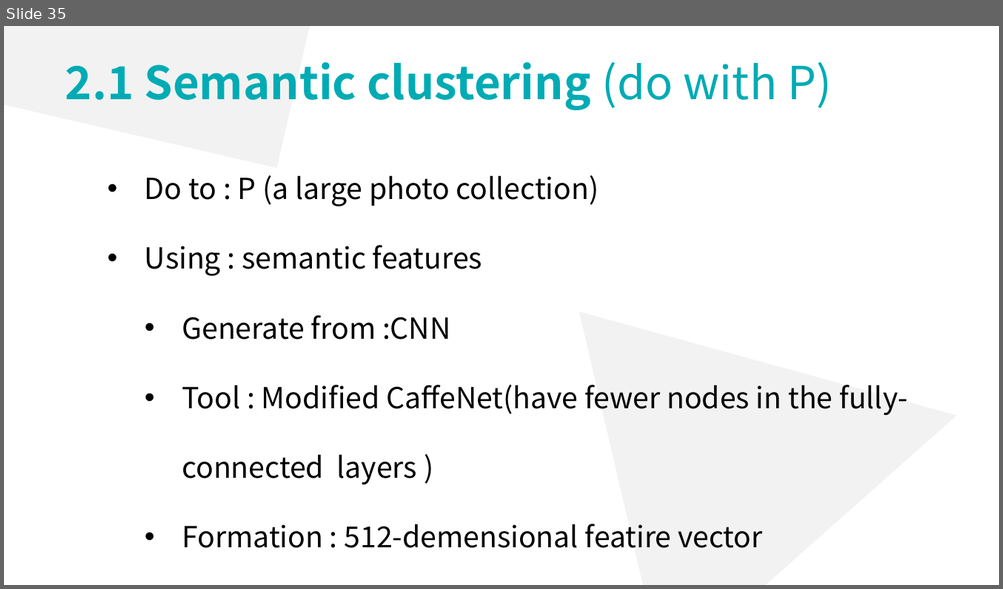
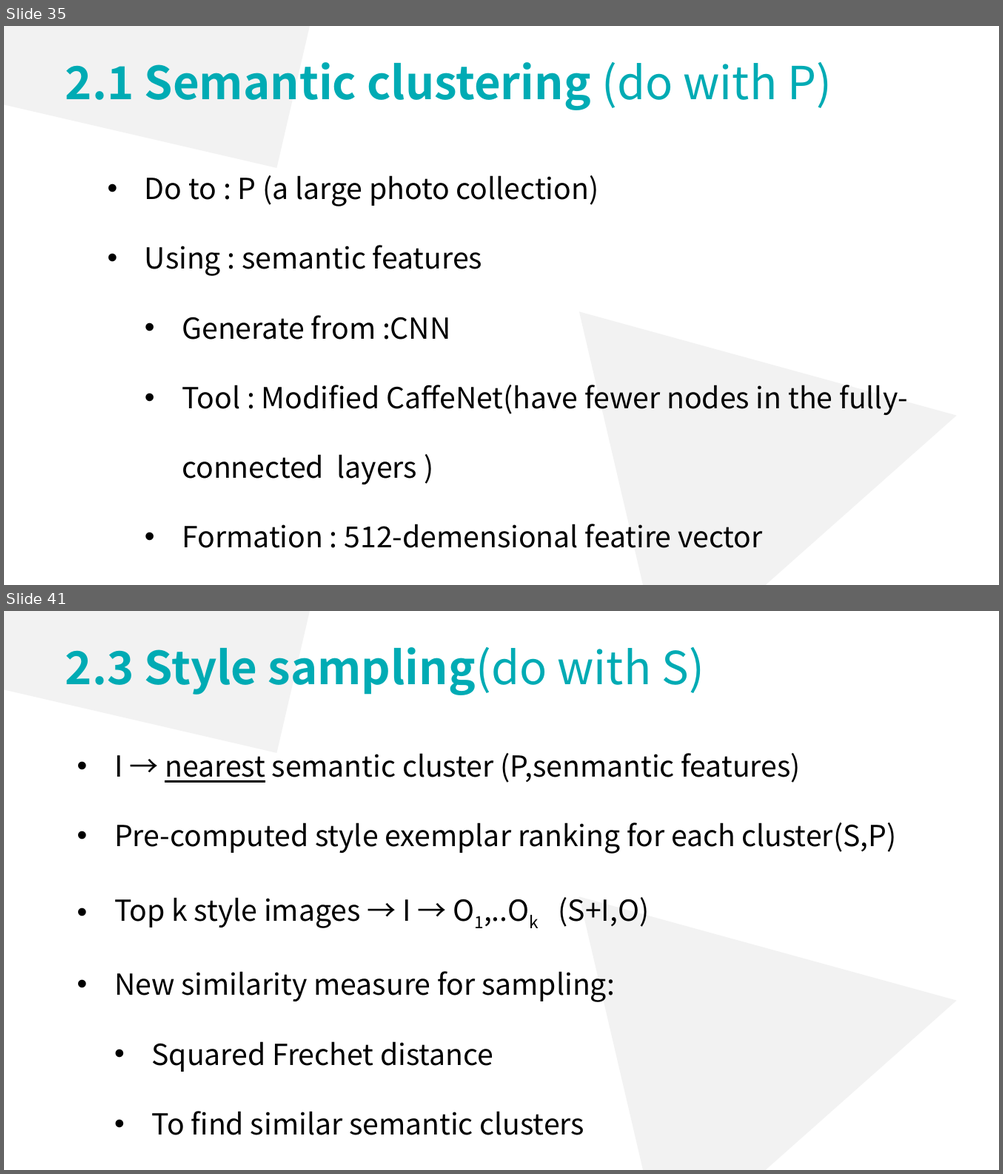
Before and after one commit to lsyoath/sheepy, a slide deck: ComputerVision.pptx. Shown one above the other, each under a label of ours: slide 35 before the commit, slides 35 and 41 after it; the slides between them are not shown. The pictures are 1003x589 and 1003x1174 pixels, drawn with LibreOffice and Linux fonts; fonts in the diff are those of the drawing. Boxes give left, top, right and bottom in pixels: in the first picture for what was removed or moved away, otherwise in the second. Text is boxed around its words. In the diff, an @@ line names an element or a change of style, - is before the commit and + after.

```diff
--- a/ComputerVision.pptx
+++ b/ComputerVision.pptx
@@ slide 41 added at <box>4,611,999,1170</box>, background #FFFFFF @@
@@ rectangle added at <box>4,611,341,753</box>, fill #F2F2F2 @@
@@ text added at <box>65,647,704,695</box>, 44 pt, text #00ABB4, bold @@
+2.3 Style sampling(do with S)
@@ text added at <box>114,753,896,1136</box>, 28 pt, text #000000 @@
+• I → nearest semantic cluster (P,senmantic features)
+• Pre-computed style exemplar ranking for each cluster(S,P)
+• Top k style images → I → O1,..Ok (S+I,O)
+• New similarity measure for sampling:
+  • Squared Frechet distance
+  • To find similar semantic clusters
@@ triangle added at <box>580,819,999,1170</box>, fill #F2F2F2 @@
```
Also in this commit, not shown: 3 slides changed, 7 other slides added.
